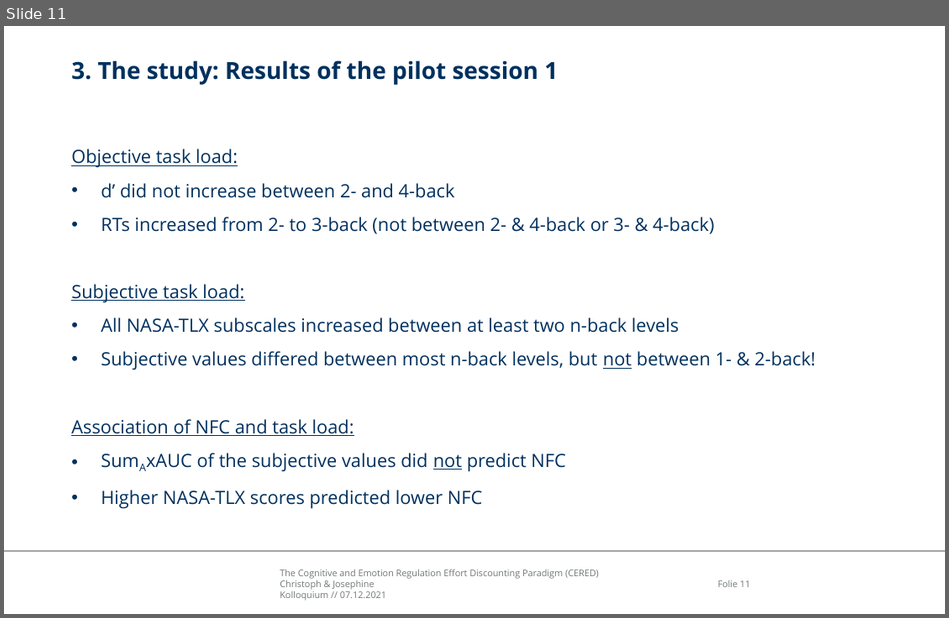
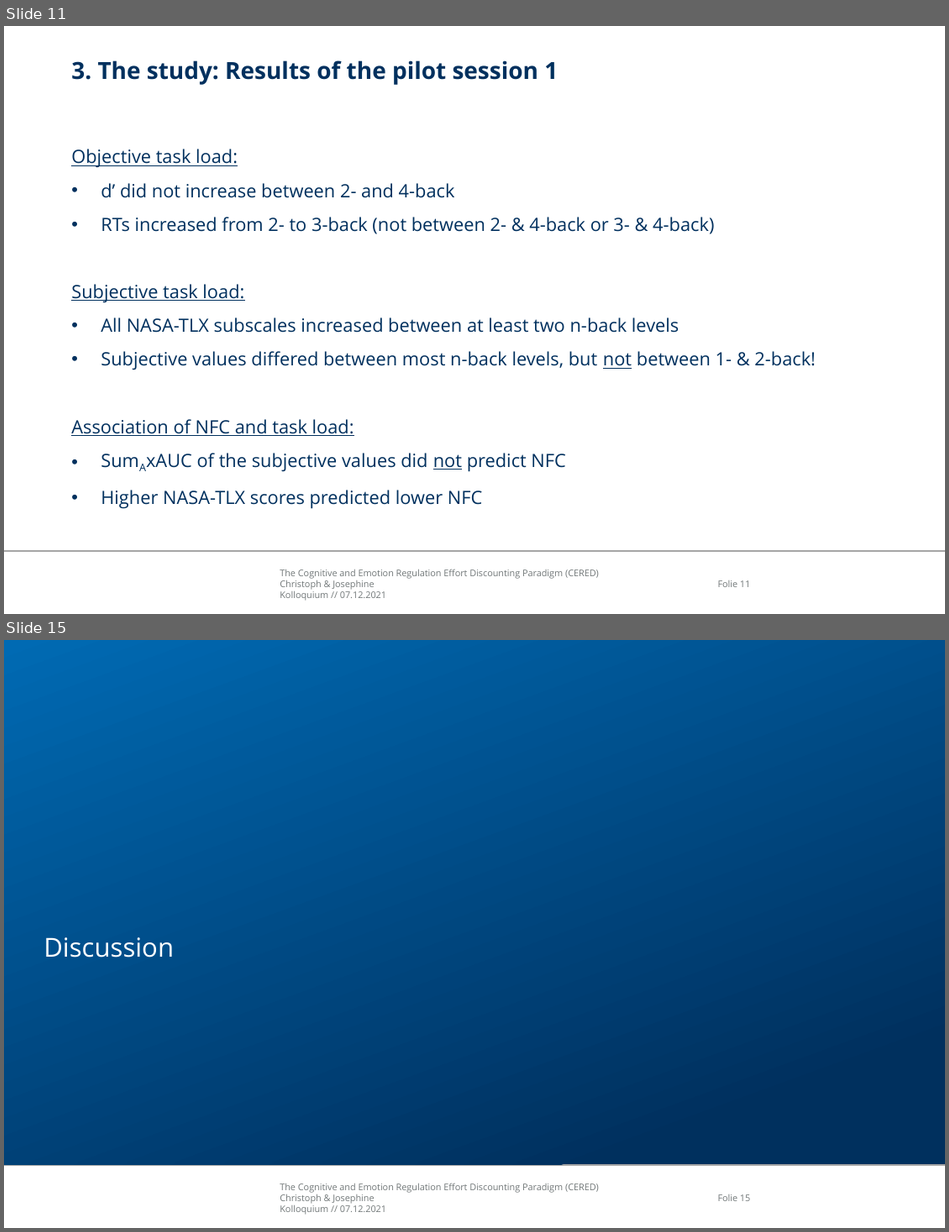
Before and after one commit to ChScheffel/CAD, a slide deck: 99_Thinktank/Talks/21-12-07_Kolloquium/CERED_Presentation.pptx. Shown one above the other, each under a label of ours: slide 11 before the commit, slides 11 and 15 after it; the slides between them are not shown. The pictures are 949x618 and 949x1232 pixels, drawn with LibreOffice and Linux fonts; fonts in the diff are those of the drawing; background and template pictures are left out. Boxes give left, top, right and bottom in pixels: in the first picture for what was removed or moved away, otherwise in the second. Text is boxed around its words. In the diff, an @@ line names an element or a change of style, - is before the commit and + after.

```diff
--- a/99_Thinktank/Talks/21-12-07_Kolloquium/CERED_Presentation.pptx
+++ b/99_Thinktank/Talks/21-12-07_Kolloquium/CERED_Presentation.pptx
@@ slide 15 added at (x1=4, y1=640, x2=945, y2=1228), background #FFFFFF; not listed: 3 template elements that a slide beside it also shows @@
@@ rectangle added at (x1=4, y1=640, x2=945, y2=1162), fill gradient #00305E to #006AB3 @@
@@ rectangle added at (x1=4, y1=640, x2=945, y2=1164), fill gradient #00305E to #006AB3 @@
@@ rectangle added at (x1=4, y1=640, x2=945, y2=1162), fill gradient #00305E to #006AB3 @@
@@ text added at (x1=43, y1=937, x2=174, y2=958), 20 pt, text #FFFFFF @@
+Discussion
```
Also in this commit, not shown: 3 slides changed.
